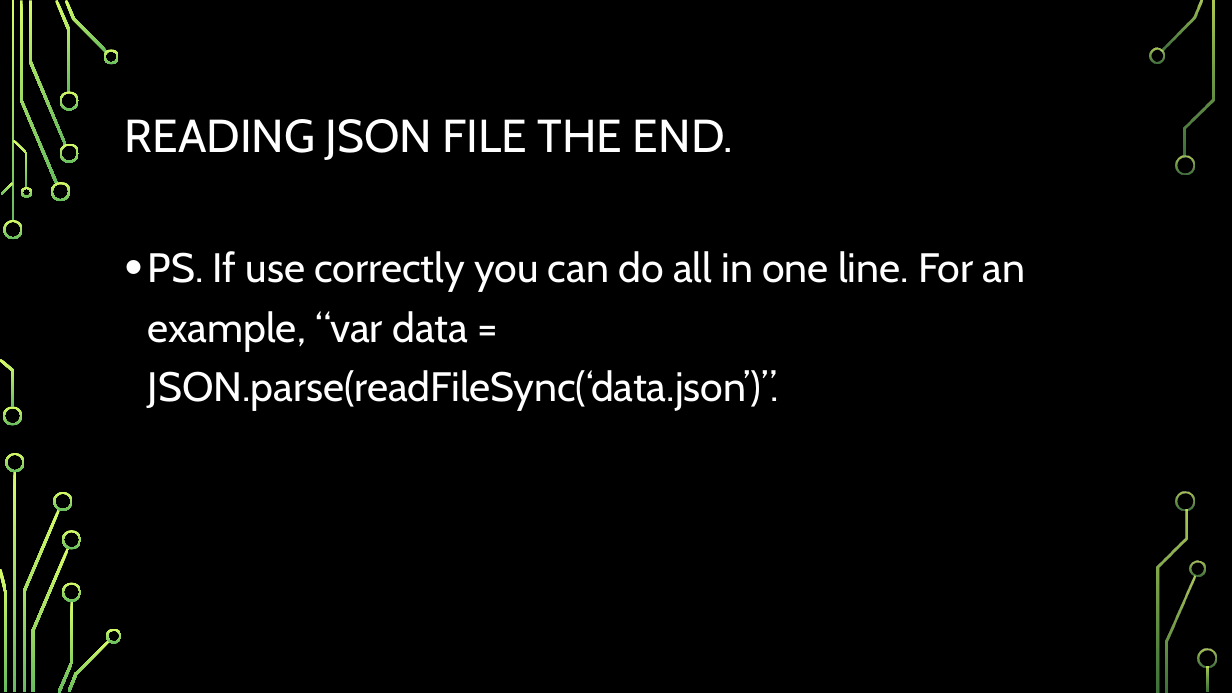
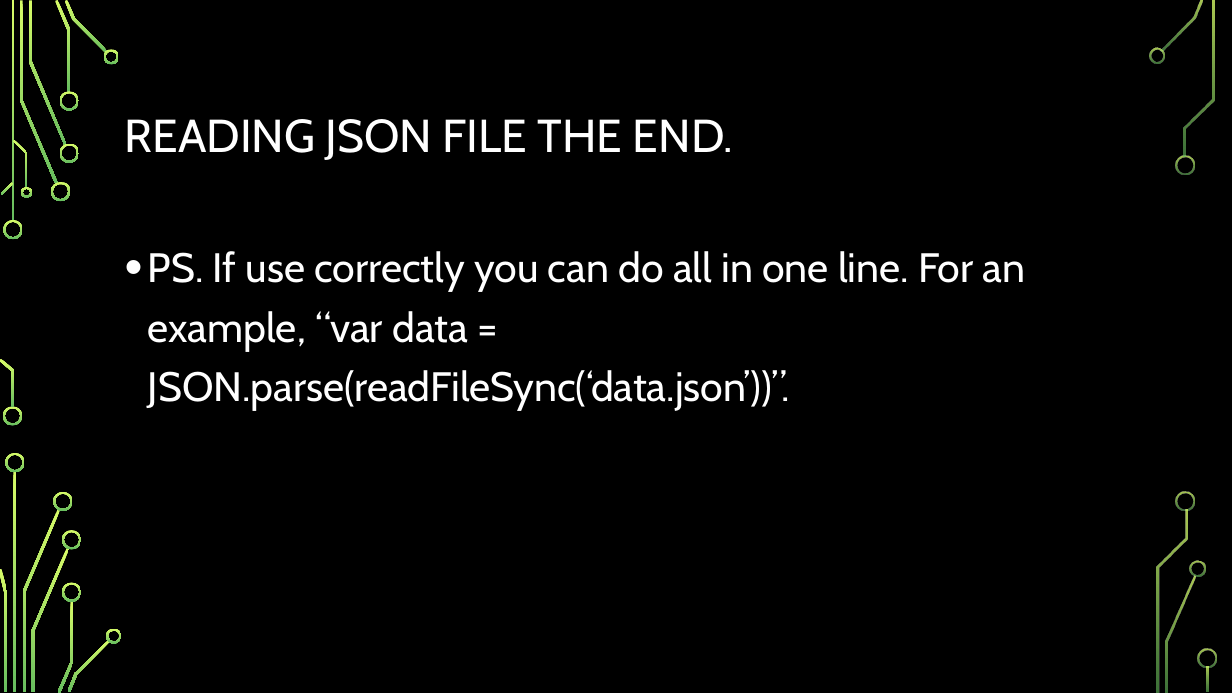
Before and after one commit to csmith1188/docpacs2122, a slide deck: slide 7 of docpac_mar18/JasonLara/WORKING WITH JSON FILES.pptx. Drawn at 1232x693 pixels with LibreOffice and Linux fonts; fonts in the diff are those of the drawing; background and template pictures are left out. Boxes give left, top, right and bottom in pixels: in the first picture for what was removed or moved away, otherwise in the second. Text is boxed around its words. In the diff, an @@ line names an element or a change of style, - is before the commit and + after.

```diff
--- a/docpac_mar18/JasonLara/WORKING WITH JSON FILES.pptx
+++ b/docpac_mar18/JasonLara/WORKING WITH JSON FILES.pptx
@@ text at (x1=148, y1=251, x2=1026, y2=411): text changed @@
-• PS. If use correctly you can do all in one line. For an example, “var data = JSON.parse(readFileSync(‘data.json’)”.
+• PS. If use correctly you can do all in one line. For an example, “var data = JSON.parse(readFileSync(‘data.json’))”.
```
Also in this commit, not shown: 2 other slides changed, 4 slides removed, 1 other file.
